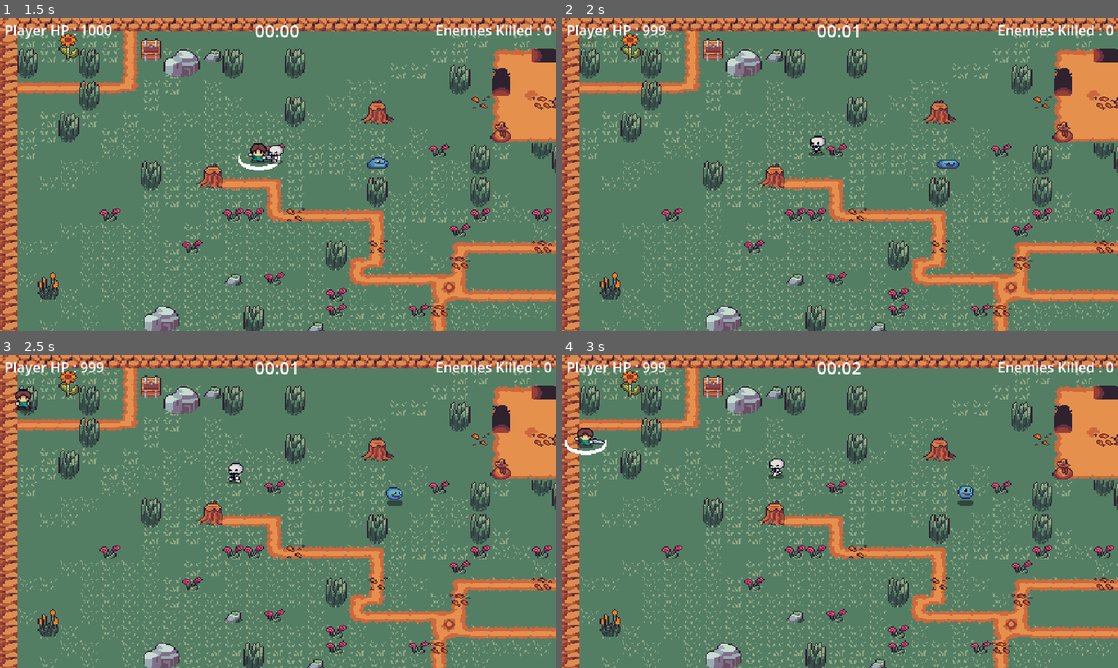
Above: before the commit, frames 1-4 (two rows, left to right).
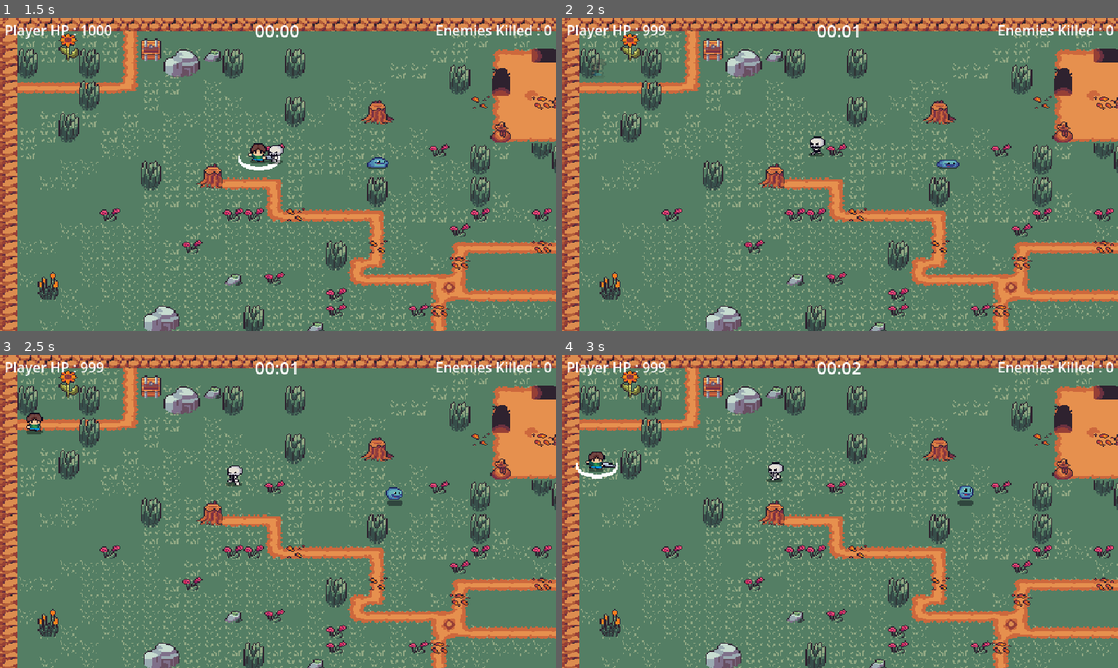
Above: after the commit, the same moments.

Repository: yodh4/gamejam-uts
Game: Godot game, scene res://GUI/main_menu/main_menu.tscn
Same seed, same stepped clock (60 frames per second), same inputs: the game is played once before the commit and once after it.
Inputs:
- Up to frame 1 (1.5 s): click "New Game" at 0.5 s; hold Right (ui_right) from 1.28 s (still down); hold Z (attack) from 1.28 s (still down)
- Up to frame 2 (2 s): keep holding Right (ui_right); keep holding Z (attack)
- Up to frame 3 (2.5 s): release Right (ui_right) at 2.03 s; release Z (attack) at 2.03 s; hold Down (ui_down) from 2.03 s (still down); tap Z (attack) at 2.1 s
- Up to frame 4 (3 s): release Down (ui_down) at 2.78 s; hold Right (ui_right) from 2.78 s (still down); hold Z (attack) from 2.78 s (still down)

Frame 1 is identical in both runs. In frame 2, 0.1% of the frame differs, in the area x 2-48%, y 5-45%; in frame 3, 0.5%; in frame 4, 0.8%, in the area x 0-40%, y 23-41%.

Commit message:
implement enemies spawn limit

Diff:
--- a/General Nodes/spawner.gd
+++ b/General Nodes/spawner.gd
@@ -2,21 +2,25 @@
 
 @export var obstacle : PackedScene
 @export var spawn_time : int = 5
+@export var max_enemies : int = 40
 
 func _ready():
 	repeat()
 
 func spawn():
+	if get_tree().get_nodes_in_group("enemy").size() >= max_enemies:
+		return
+
 	var spawned = obstacle.instantiate()
 	get_parent().add_child(spawned)
 
 	var spawn_pos = global_position
-	#spawn_pos.x = spawn_pos.x + 300
 	spawn_pos.x = spawn_pos.x + randi_range(1,300)
 
 	spawned.global_position = spawn_pos
 
 func repeat():
+	print("Enemies detected: ", get_tree().get_nodes_in_group("enemy").size())
 	spawn()
 	await get_tree().create_timer(spawn_time).timeout
 	repeat()
--- a/player/Scripts/player.gd
+++ b/player/Scripts/player.gd
@@ -109,7 +109,7 @@
 		"right": 1155,
 		"bottom": 660
 	}
-	var margin = 32
+	var margin = 60
 
 	var map_bounds = Rect2(
 		camera_limits.left + margin,
@@ -137,14 +137,6 @@
 	global_position = safe_pos
 
 	var camera = $Camera2D
-	# if camera:
-	# 	camera.global_position = global_position
-	# 	camera.position = global_position
-	# 	print("🛡️ Moved player to safe spot at", global_position, "with", min_enemies, "enemies nearby")
-	# else:
-	# 	print("⚠️ Camera2D not found, cannot update position")
-	# 	pass
 	if camera:
 		camera.make_current()
-		# camera.force_update_scroll()
-		print("🛡️ Moved player to safe spot at", global_position, "with", min_enemies, "enemies nearby")
+		print("Moved player to safe spot at", global_position, "with", min_enemies, "enemies nearby")
